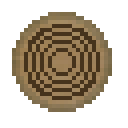
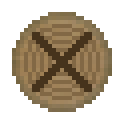
Two versions of the same layered image (128×128). Layer-by-layer changes:
added layer "Layer 2" above "Layer 1" over box(32, 32, 92, 92)
painted on "Layer 1" over box(24, 24, 100, 100)
